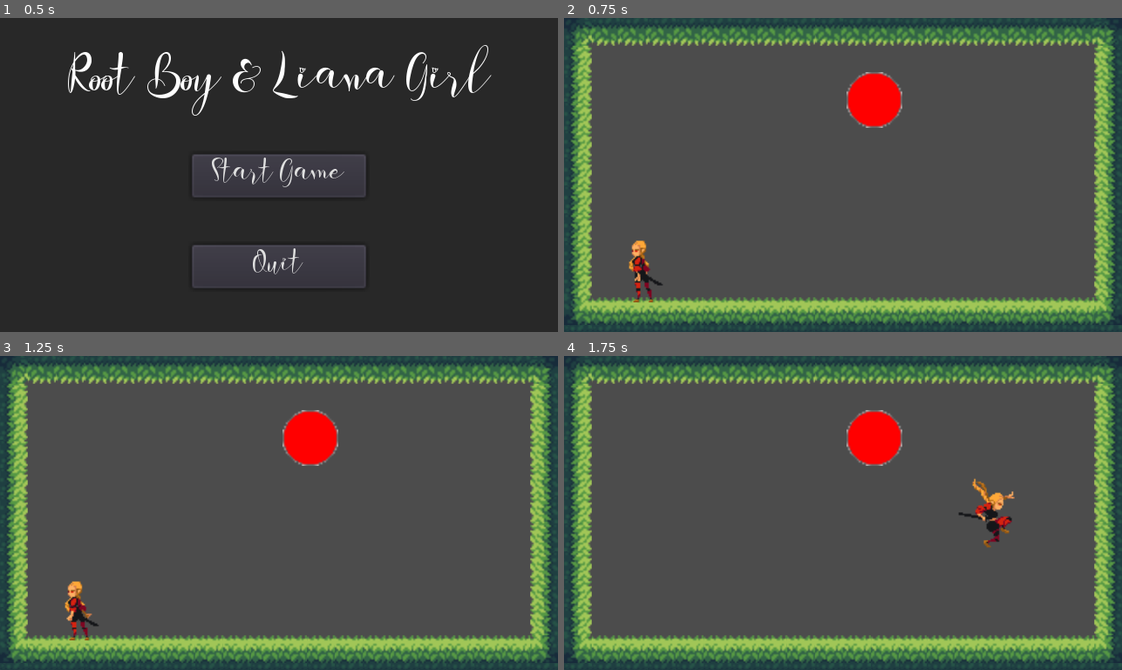
Above: before the commit, frames 1-4 (two rows, left to right).
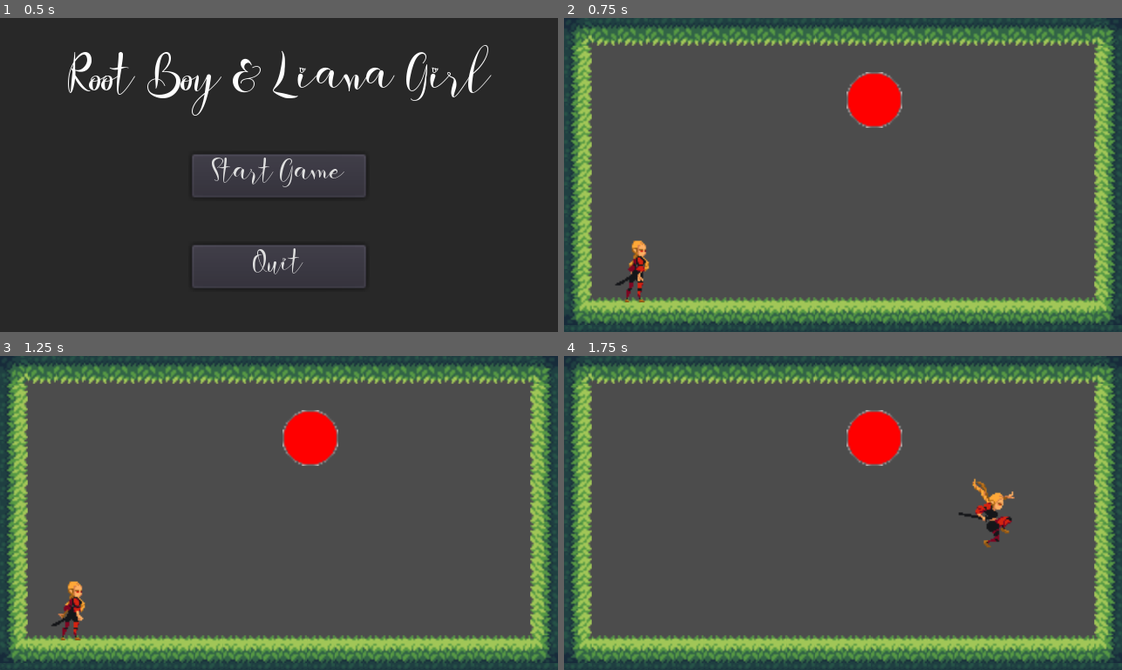
Above: after the commit, the same moments.

Repository: doofmars/root-girl
Game: Godot game, scene res://src/game.tscn
The game is run twice, just before and just after one commit, with the same random seed, the same clock (stepped at 60 frames per second) and the same inputs.
Inputs (mouse positions are in pixels of both pictures, inside the frame that each line leads up to):
- Up to frame 1 (0.5 s): no input
- Up to frame 2 (0.75 s): click "Start Game" at 0.5 s
- Up to frame 3 (1.25 s): no input
- Up to frame 4 (1.75 s): move the mouse to (965, 497) at 1.27 s; press the mouse at (965, 497) at 1.28 s; hold Right (ui_right) from 1.28 s (still down); tap Up (ui_up) at 1.52 s

Frame 1 is identical in both runs. In frame 2, 0.5% of the frame differs, in the area x 9-18%, y 70-91%; in frame 3, 0.5%, in the area x 9-18%, y 71-91%; in frame 4, nothing differs.

Commit message:
Make Girl face right by default

Diff:
--- a/src/character/Girl.gd
+++ b/src/character/Girl.gd
@@ -6,7 +6,7 @@
 const JUMP_SPEED = 300
 
 var velocity = Vector2()
-var facingLeft = true
+var facingRight = true
 
 onready var gravity = ProjectSettings.get_setting("physics/2d/default_gravity")
 
@@ -34,10 +34,10 @@
 		velocity.y = -JUMP_SPEED
 
 	if (velocity.x < 0):
-		facingLeft = true
+		facingRight = false
 	elif (velocity.x > 0):
-		facingLeft = false
-	$AnimatedSprite.flip_h = facingLeft
+		facingRight = true
+	$AnimatedSprite.flip_h = not facingRight
 	if (is_on_floor()):
 		if (velocity.x == 0):
 			$AnimatedSprite.animation = "idle"
--- a/src/character/Girl.tscn
+++ b/src/character/Girl.tscn
@@ -53,7 +53,7 @@
 scale = Vector2( 0.8, 0.8 )
 frames = SubResource( 1 )
 animation = "run"
-frame = 2
+frame = 1
 playing = true
 
 [node name="CollisionShape2D" type="CollisionShape2D" parent="."]
